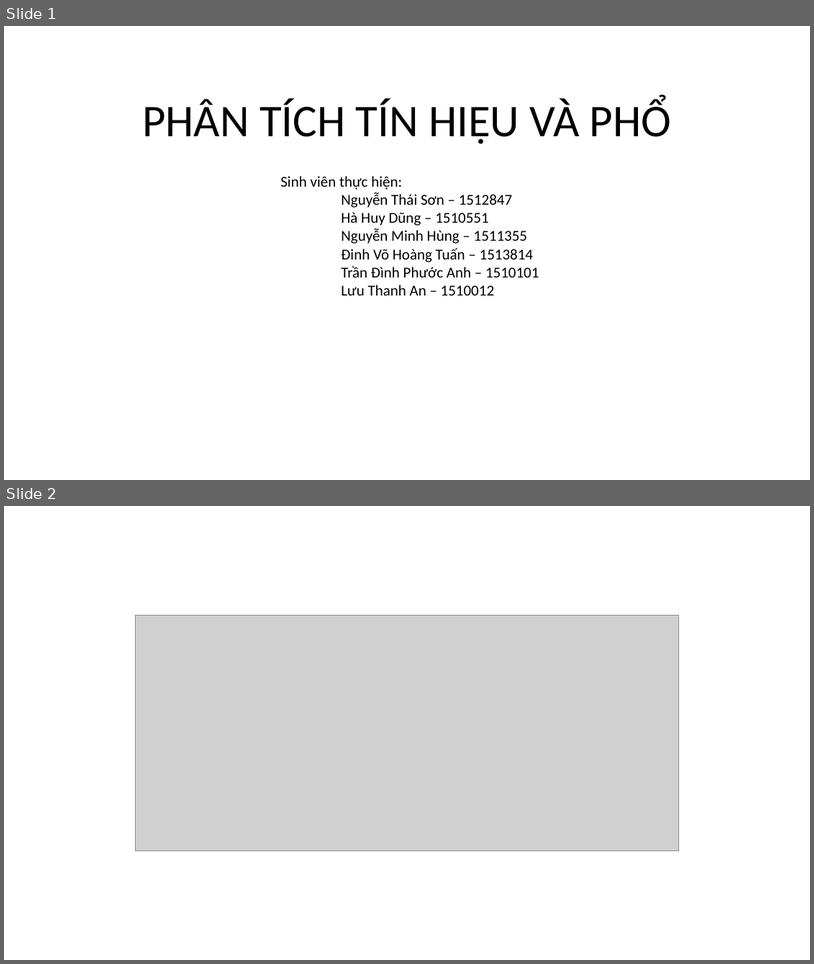
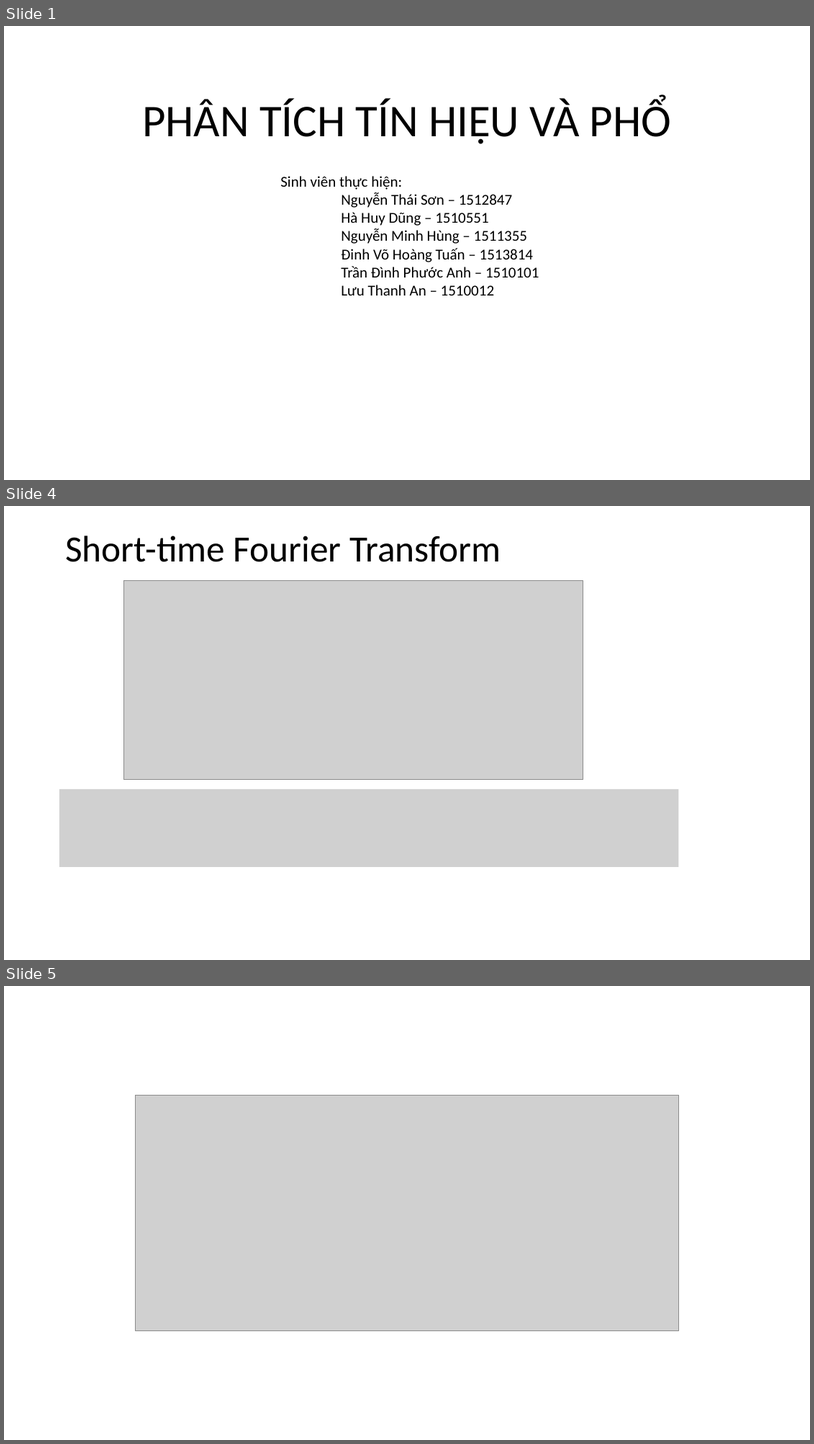
Before and after one commit to Sunfl4wer/Signal-and-Spectrum, a slide deck: Signal_and_Spectrum.pptx. Shown one above the other, each under a label of ours: slides 1 and 2 before the commit, slides 1, 4 and 5 after it; the slides between them are not shown. The pictures are 814x964 and 814x1444 pixels, drawn with LibreOffice and Linux fonts; fonts in the diff are those of the drawing; grey boxes stand for pictures. Boxes give left, top, right and bottom in pixels: in the first picture for what was removed or moved away, otherwise in the second. Text is boxed around its words. In the diff, an @@ line names an element or a change of style, - is before the commit and + after.

```diff
--- a/Signal_and_Spectrum.pptx
+++ b/Signal_and_Spectrum.pptx
@@ slide 4 added at [4, 506, 810, 960], background #FFFFFF @@
@@ title added at [65, 536, 501, 562], 44 pt, text #000000 @@
+Short-time Fourier Transform
@@ picture added at [124, 580, 584, 779] @@
@@ picture added at [59, 789, 679, 867] @@
@@ what was slide 2 is now slide 5 @@
```
Also in this commit, not shown: 7 slides changed, 36 other slides added, 6 slides removed.
